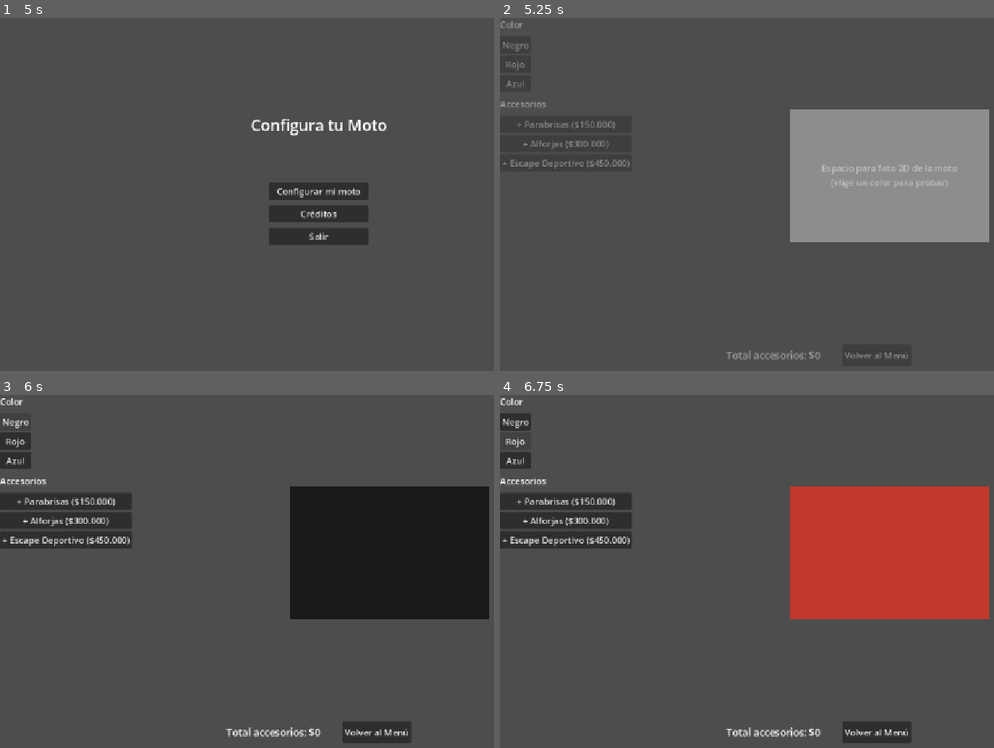
Above: before the commit, frames 1-4 (two rows, left to right).
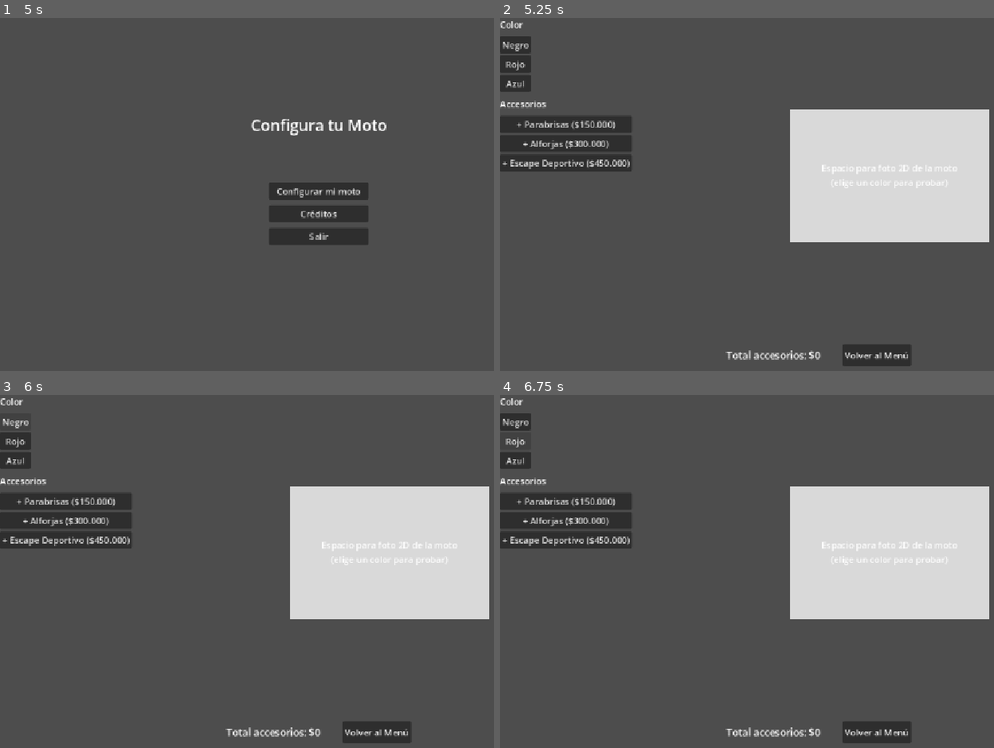
Above: after the commit, the same moments.

Repository: ChampuLuminoso/configurador-motos-godot
Game: Godot game, scene res://src/core/main_app.tscn
Same seed, same stepped clock (60 frames per second), same inputs: the game is played once before the commit and once after it.
Inputs:
- Up to frame 1 (5 s): click "Créditos" at 0.5 s; click "Volver al Menú" at 1.25 s; click "Créditos" at 2 s; click "Volver al Menú" at 2.75 s; click "Créditos" at 3.5 s; click "Volver al Menú" at 4.25 s
- Up to frame 2 (5.25 s): click "Configurar mi moto" at 5 s
- Up to frame 3 (6 s): click "Negro" at 5.75 s
- Up to frame 4 (6.75 s): click "Rojo" at 6.5 s

Frame 1 is identical in both runs. In frame 2, 16% of the frame differs, in the area x 0-100%, y 0-97%; in frame 3, 15%; in frame 4, 15%.
Error before the commit: Invalid access to property or key 'parameter_changed' on a base object of type 'Node (event_bus.gd)'. (res://src/scenes/configurator/configurator_panel.gd:70)
Error after the commit: Parse Error: Identifier "ConfigState" not declared in the current scope. (res://src/scenes/configurator/configurator_panel.gd:50)

Commit message:
feat: implement GlobalManager autoload for centralized configuration state

Diff:
--- a/project.godot
+++ b/project.godot
@@ -18,7 +18,7 @@
 [autoload]
 
 EventBus="*res://src/core/event_bus.gd"
-ConfigState="*res://src/core/config_state.gd"
+GlobalManager="*res://src/core/global_manager.gd"
 
 [display]
 
--- a/src/core/config_state.gd
+++ /dev/null
@@ -1,37 +0,0 @@
-# res://src/core/config_state.gd
-# ---------------------------------------------------------------------------
-# CONFIG STATE (Autoload / Singleton) — PIEZA NUEVA respecto al Lab 2.
-# ---------------------------------------------------------------------------
-# Guarda en memoria la configuración que el usuario va armando (moto elegida,
-# color, accesorios y precio total) para que sobreviva aunque el usuario
-# navegue entre escenas usando el EventBus.
-#
-# Es un Autoload como EventBus, pero con una responsabilidad distinta:
-# EventBus transporta eventos puntuales (algo "pasó"); ConfigState conserva
-# datos persistentes mientras la app está abierta (algo "es").
-# ---------------------------------------------------------------------------
-extends Node
-
-var moto_seleccionada: String = ""
-var color_seleccionado: String = "Sin seleccionar"
-var accesorios_seleccionados: Array[String] = []
-var precio_total: int = 0
-
-func agregar_accesorio(nombre: String, precio: int) -> void:
-	if not accesorios_seleccionados.has(nombre):
-		accesorios_seleccionados.append(nombre)
-		precio_total += precio
-
-func quitar_accesorio(nombre: String, precio: int) -> void:
-	if accesorios_seleccionados.has(nombre):
-		accesorios_seleccionados.erase(nombre)
-		precio_total -= precio
-
-func establecer_color(nombre_color: String) -> void:
-	color_seleccionado = nombre_color
-
-func reiniciar() -> void:
-	moto_seleccionada = ""
-	color_seleccionado = "Sin seleccionar"
-	accesorios_seleccionados.clear()
-	precio_total = 0
--- /dev/null
+++ b/src/core/global_manager.gd
@@ -0,0 +1,45 @@
+# res://src/core/global_manager.gd
+# Aquí guardas y calculas todo lo relacionado a la configuración de la
+# moto. No tocas ningún botón ni Label desde este archivo: solo escuchas
+# lo que te avisan por el EventBus y devuelves el resultado por ahí mismo.
+extends Node
+
+var precios_accesorios: Dictionary = {
+	"Parabrisas": 150000,
+	"Alforjas": 300000,
+	"Escape Deportivo": 450000,
+}
+
+var color_actual: String = "Sin seleccionar"
+var accesorios_activos: Array[String] = []
+var precio_total: int = 0
+
+func _ready() -> void:
+	EventBus.color_selected.connect(_on_color_selected)
+	EventBus.accessory_toggled.connect(_on_accessory_toggled)
+
+func _on_color_selected(color_name: String) -> void:
+	color_actual = color_name
+	EventBus.color_changed.emit(color_actual)
+
+func _on_accessory_toggled(accessory_id: String, active: bool) -> void:
+	if not precios_accesorios.has(accessory_id):
+		push_warning("GlobalManager: accesorio desconocido -> %s" % accessory_id)
+		return
+
+	if active:
+		if not accesorios_activos.has(accessory_id):
+			accesorios_activos.append(accessory_id)
+	else:
+		accesorios_activos.erase(accessory_id)
+
+	_recalcular_total()
+
+func _recalcular_total() -> void:
+	var total: int = 0
+	for accessory_id: String in accesorios_activos:
+		if precios_accesorios.has(accessory_id):
+			total += precios_accesorios[accessory_id]
+
+	precio_total = total
+	EventBus.total_changed.emit(precio_total)
Not shown, removed: src/core/config_state.gd.uid
